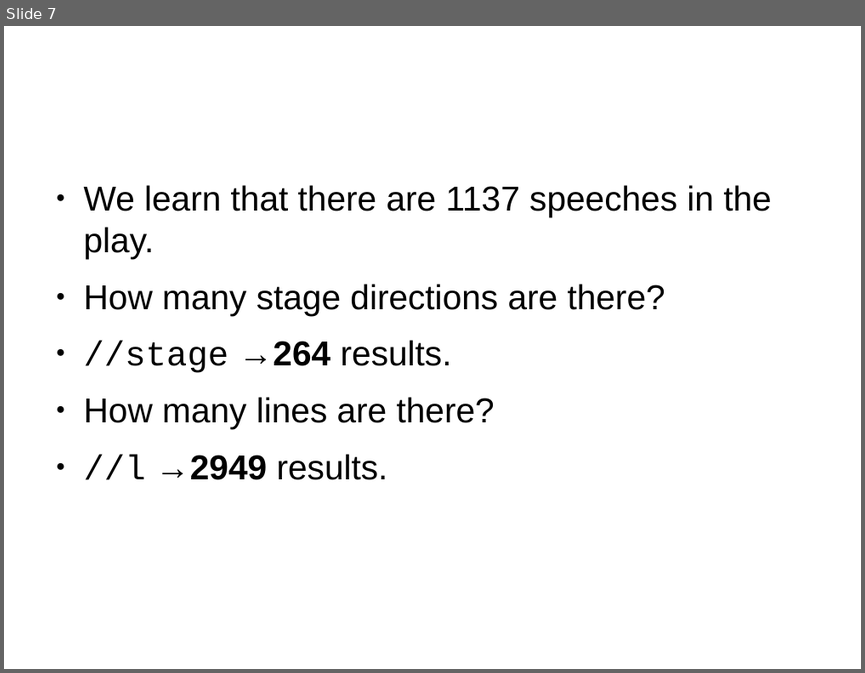
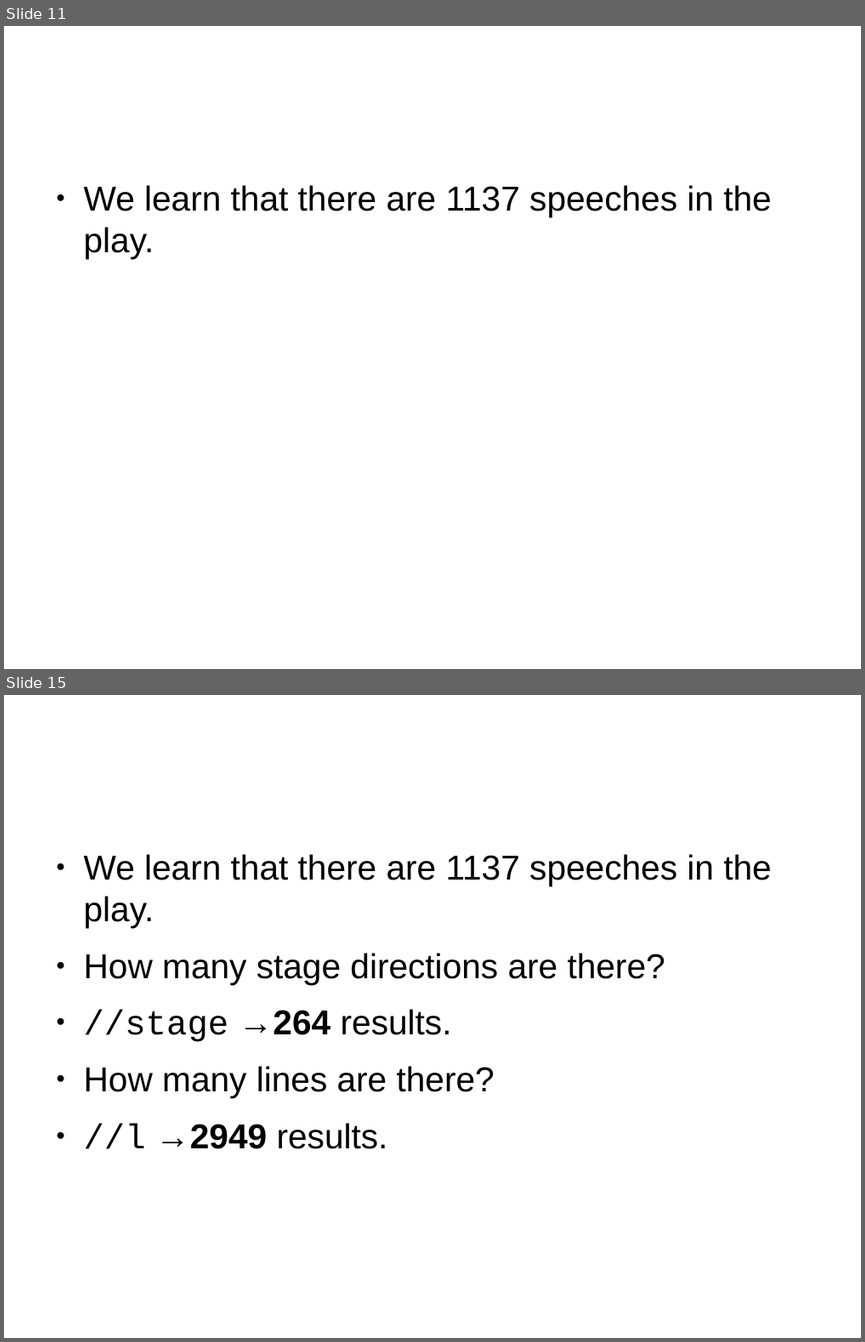
Before and after one commit to martindholmes/XSLT_workshops, a slide deck: intro/presentations/01_xpath_intro.odp. Shown one above the other, each under a label of ours: slide 7 before the commit, slides 11 and 15 after it; the slides between them are not shown. The pictures are 865x673 and 865x1342 pixels, drawn with LibreOffice and Linux fonts; fonts in the diff are those of the drawing. Boxes give left, top, right and bottom in pixels: in the first picture for what was removed or moved away, otherwise in the second. Text is boxed around its words. In the diff, an @@ line names an element or a change of style, - is before the commit and + after.

```diff
--- a/intro/presentations/01_xpath_intro.odp
+++ b/intro/presentations/01_xpath_intro.odp
@@ slide 11 added at <box>4,26,861,669</box>, background #FFFFFF @@
@@ text added at <box>84,185,771,259</box>, 32 pt, text #000000 @@
+● We learn that there are 1137 speeches in the play.
@@ what was slide 7 is now slide 15 @@
```
Also in this commit, not shown: 1 slide changed, 16 other slides added, 3 other files.
